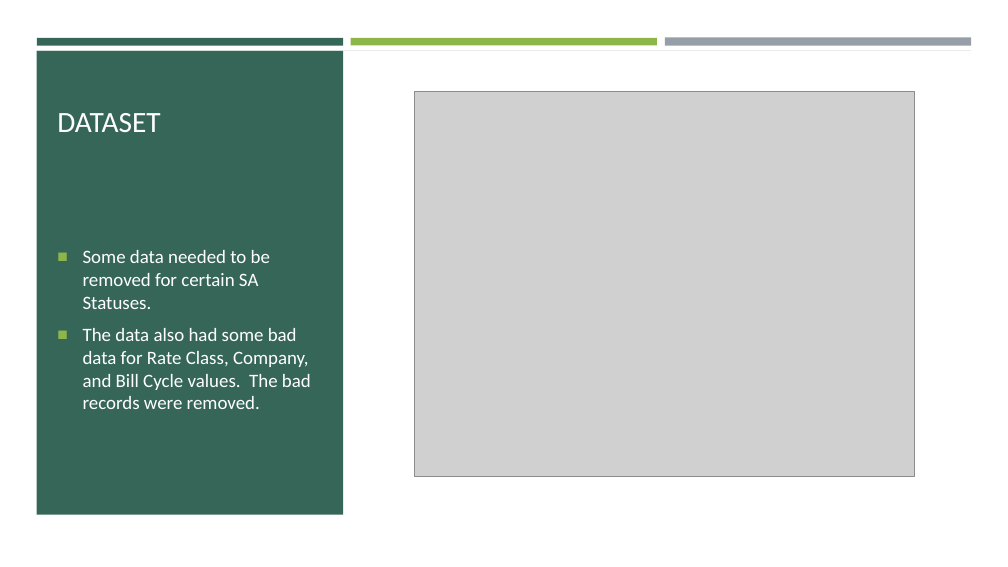
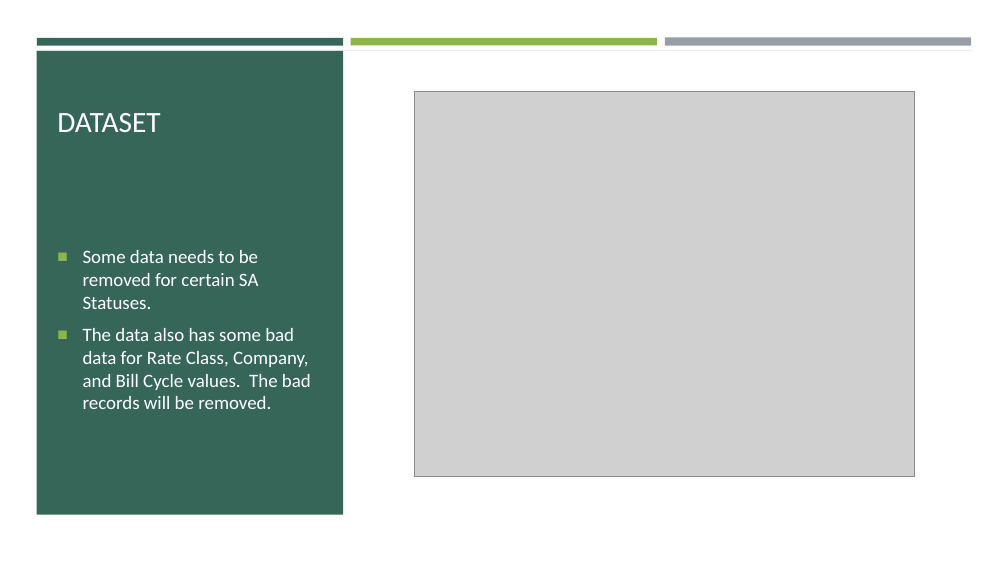
Before and after one commit to brocknosbisch/Springboard_Capstone_2, a slide deck: slide 5 of Chapter_4_Capstone_2_Milestone_Report_1.pptx. Drawn at 1008x567 pixels with LibreOffice and Linux fonts; fonts in the diff are those of the drawing; grey boxes stand for pictures. Boxes give left, top, right and bottom in pixels: in the first picture for what was removed or moved away, otherwise in the second. Text is boxed around its words. In the diff, an @@ line names an element or a change of style, - is before the commit and + after.

```diff
--- a/Chapter_4_Capstone_2_Milestone_Report_1.pptx
+++ b/Chapter_4_Capstone_2_Milestone_Report_1.pptx
@@ text at (83,250,311,409): text changed @@
-■ Some data needed to be removed for certain SA Statuses.
-■ The data also had some bad data for Rate Class, Company, and Bill Cycle values. The bad records were removed.
+■ Some data needs to be removed for certain SA Statuses.
+■ The data also has some bad data for Rate Class, Company, and Bill Cycle values. The bad records will be removed.
```
Also in this commit, not shown: 7 other slides changed, 4 other files.
